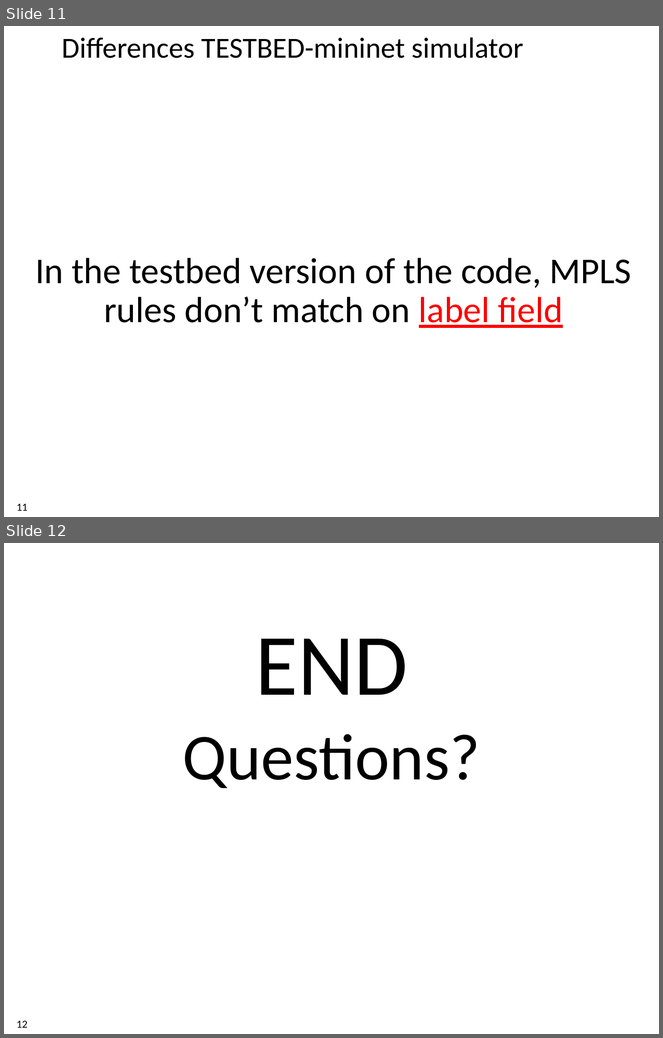
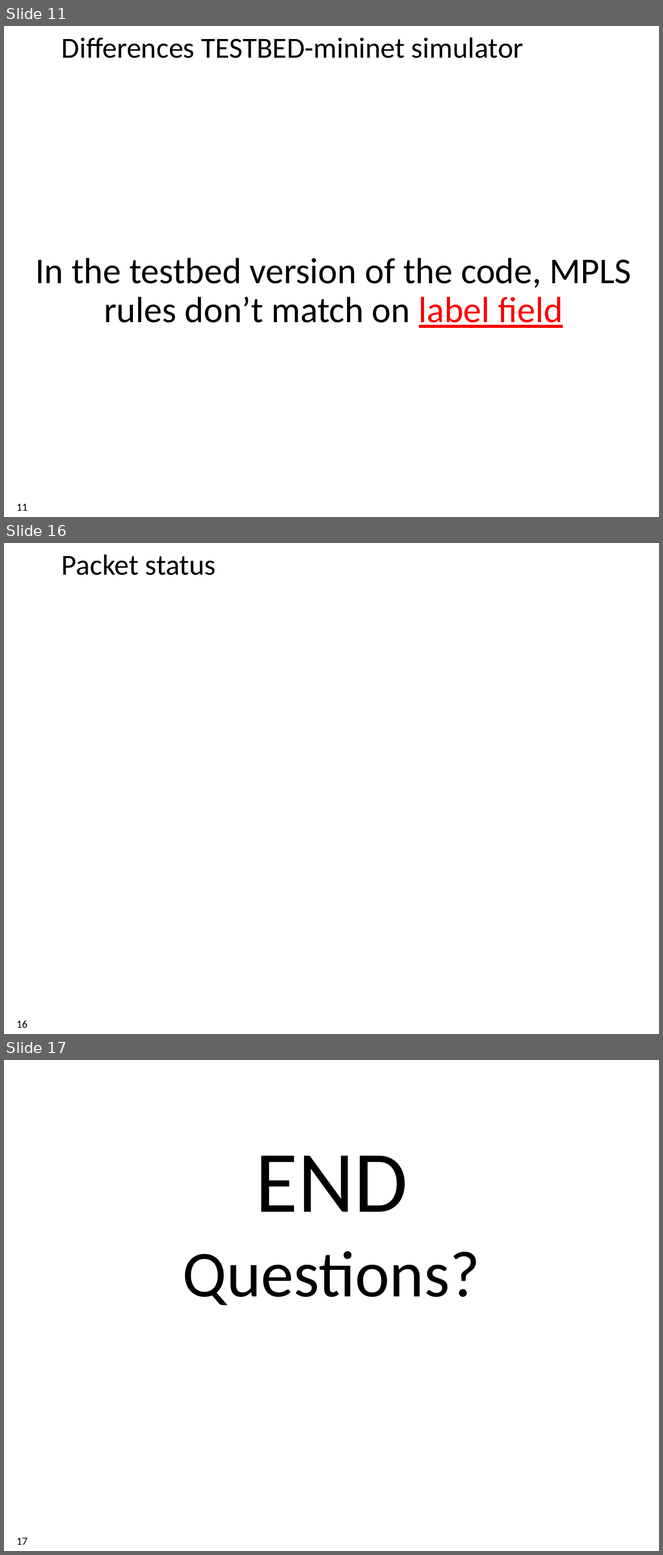
Before and after one commit to xdl907/switching-and-routing-project, a slide deck: template_project_exam__1_.pptx. Shown one above the other, each under a label of ours: slides 11 and 12 before the commit, slides 11, 16 and 17 after it; the slides between them are not shown. The pictures are 663x1038 and 663x1555 pixels, drawn with LibreOffice and Linux fonts; fonts in the diff are those of the drawing; background and template pictures are left out. Boxes give left, top, right and bottom in pixels: in the first picture for what was removed or moved away, otherwise in the second. Text is boxed around its words. In the diff, an @@ line names an element or a change of style, - is before the commit and + after.

```diff
--- a/template_project_exam__1_.pptx
+++ b/template_project_exam__1_.pptx
@@ slide 16 added at [4, 543, 659, 1034], background #FFFFFF @@
@@ title added at [62, 554, 216, 575], 32 pt, text #000000 @@
+Packet status
@@ page number added at [16, 1020, 27, 1028], 12 pt, text #000000 @@
+16
@@ what was slide 12 is now slide 17 @@
@@ page number at [16, 1538, 27, 1545]: text changed @@
-12
+17
```
Also in this commit, not shown: 1 slide changed, 4 other slides added.
